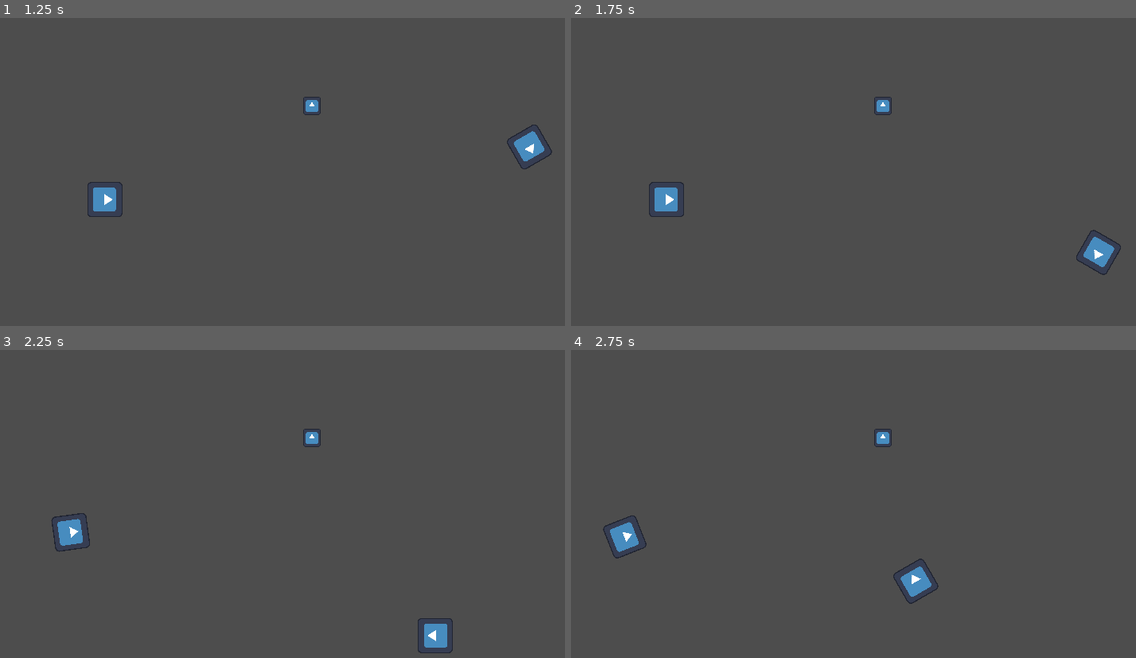
Above: before the commit, frames 1-4 (two rows, left to right).
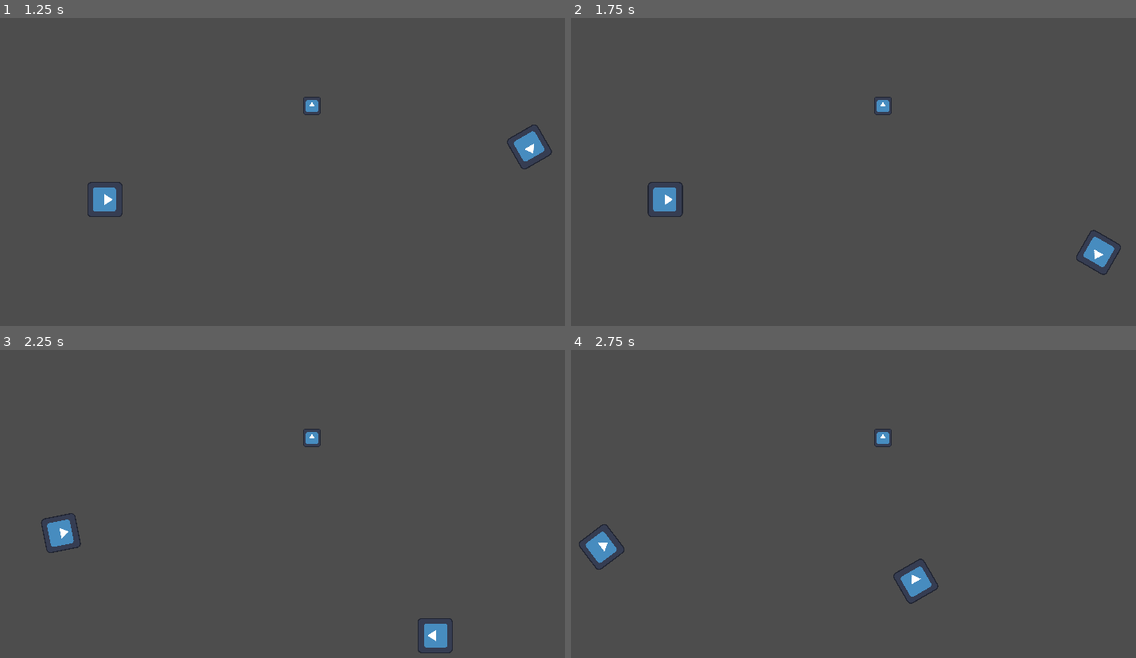
Above: after the commit, the same moments.

Repository: Schumert/Indy-500-The-Game
Game: Godot game, scene res://main.tscn
Two runs of this game, one before a commit and one after it. Both use one fixed random seed, a clock stepped at 60 frames per second and the inputs below. The engine's default icon, where the game draws it, is replaced by a stand-in: a white triangle on a blue panel in a dark square.
Inputs:
- Up to frame 1 (1.25 s): hold D (steer_right) from 0.53 s (still down)
- Up to frame 2 (1.75 s): release D (steer_right) at 1.28 s; hold S (brake) from 1.28 s (still down)
- Up to frame 3 (2.25 s): release S (brake) at 2.03 s; hold D (steer_right) from 2.03 s (still down)
- Up to frame 4 (2.75 s): keep holding D (steer_right)

Frame 1 is identical in both runs. In frame 2, 0.1% of the frame differs, in the area x 13-20%, y 53-65%; in frame 3, 0.4%; in frame 4, 0.8%, in the area x 1-14%, y 53-72%.

Commit message:
delta added to friction function

Diff:
--- a/scripts/CarMovement.gd
+++ b/scripts/CarMovement.gd
@@ -3,7 +3,7 @@
 var car_heading
 var steer_angle = 15
 var acceleration = Vector2.ZERO
-var friction = -0.9
+var friction = -0.55
 var drag = -0.001
 var engine_power = 2000
 var wheel_base = 70
@@ -31,7 +31,7 @@
 func _physics_process(delta):
 	acceleration = Vector2.ZERO
 	get_input()
-	apply_friction()
+	apply_friction(delta)
 	steering(delta)
 	velocity += acceleration * delta
 	move_and_slide()
@@ -104,10 +104,10 @@
 
 	rotation = car_heading.angle()
 
-func apply_friction():
-	if velocity.length() < 5:
+func apply_friction(delta):
+	if acceleration == Vector2.ZERO and velocity.length() < 50:
 		velocity = Vector2.ZERO
 
-	var friction_force = velocity * friction
+	var friction_force = velocity * friction * delta
 	var drag_force = velocity * velocity.length() * drag
 	acceleration += friction_force + drag_force
